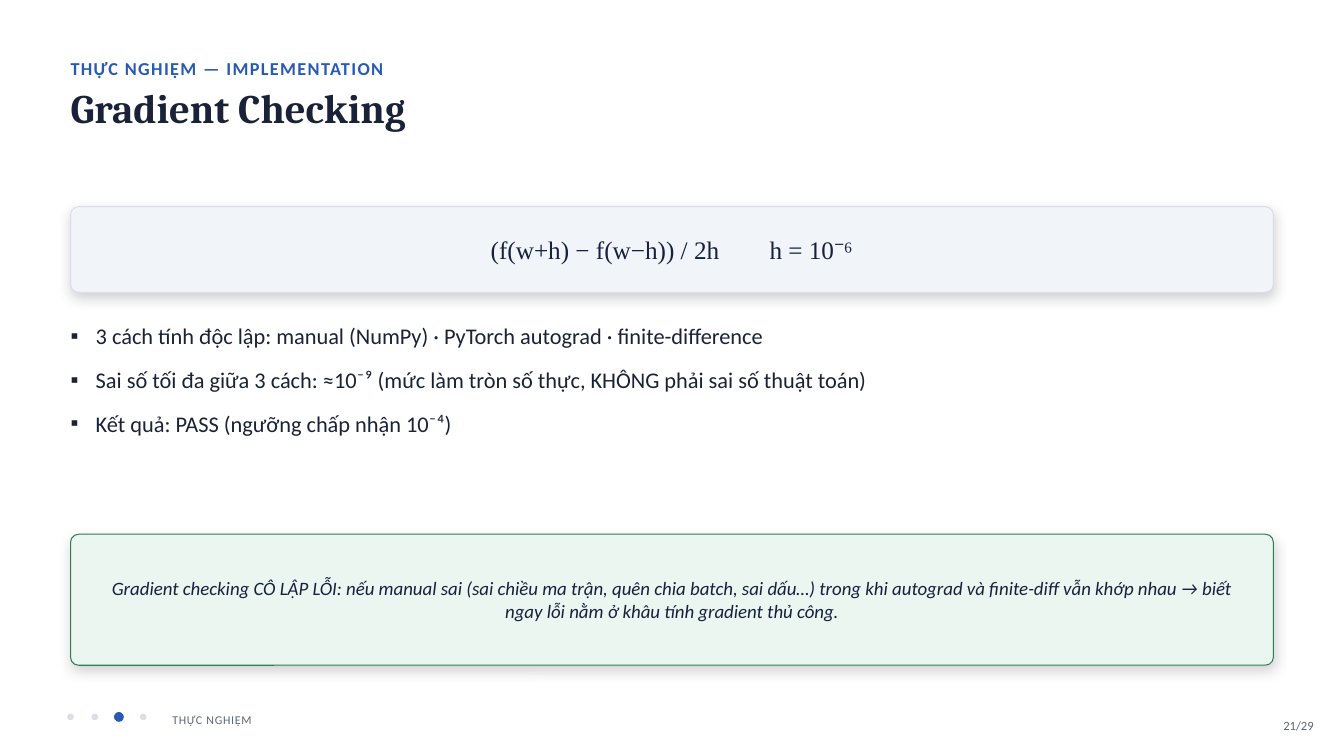
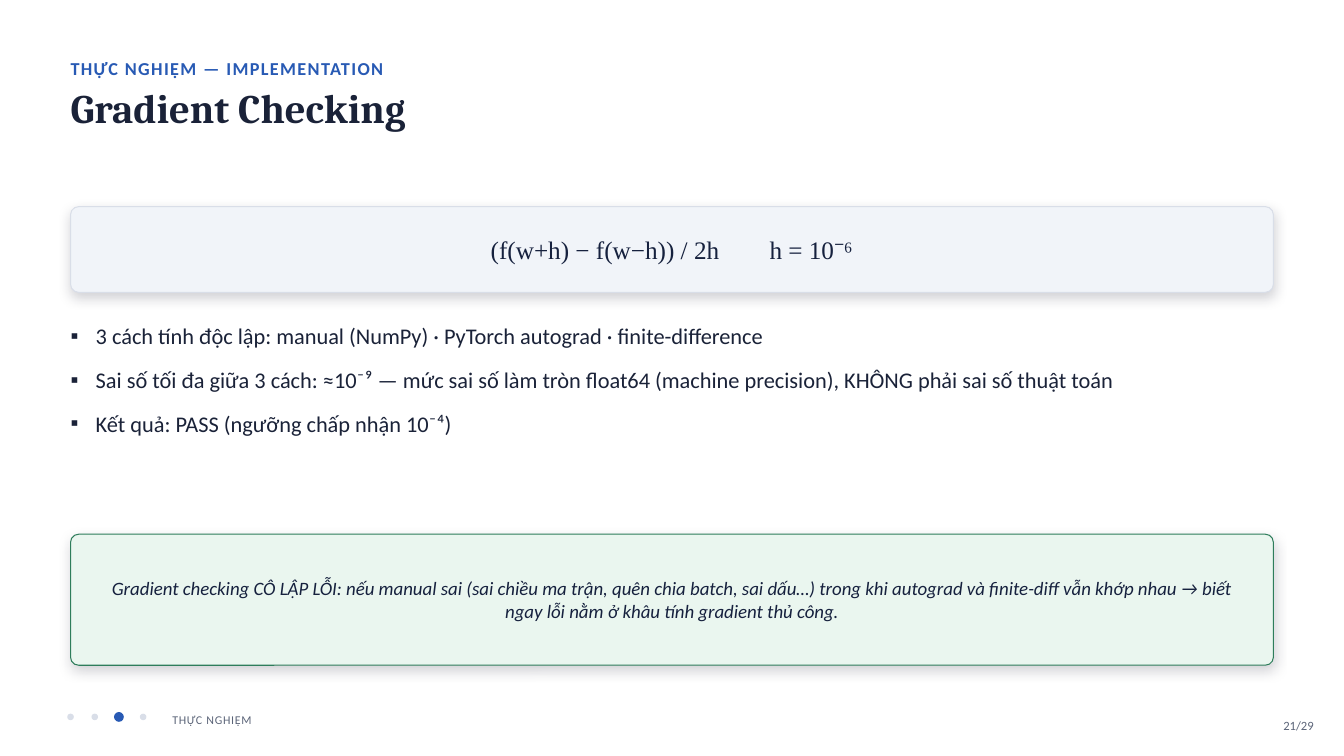
Before and after one commit to quankane/latex-web, a slide deck: slide 21 of report/Slide_Backprop_Initialization.pptx. Drawn at 1344x756 pixels with LibreOffice and Linux fonts; fonts in the diff are those of the drawing. Boxes give left, top, right and bottom in pixels: in the first picture for what was removed or moved away, otherwise in the second. Text is boxed around its words. In the diff, an @@ line names an element or a change of style, - is before the commit and + after.

```diff
--- a/report/Slide_Backprop_Initialization.pptx
+++ b/report/Slide_Backprop_Initialization.pptx
@@ text at box(96, 369, 1112, 392): text changed @@
-▪ Sai số tối đa giữa 3 cách: ≈10⁻⁹ (mức làm tròn số thực, KHÔNG phải sai số thuật toán)
+▪ Sai số tối đa giữa 3 cách: ≈10⁻⁹ — mức sai số làm tròn float64 (machine precision), KHÔNG phải sai số thuật toán
```
Also in this commit, not shown: 7 other slides changed, 10 other files.
